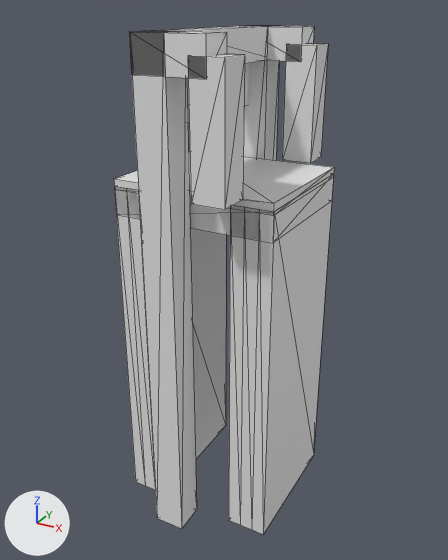
What one commit did to the glTF model models/waddinxveen/waddinxveen-brug-2d9ebee9/waddinxveen-brug-2d9ebee9.glb.
One viewpoint serves both versions: a 50 mm camera at (8.14, -15.02, 4.58) aimed at (-0.11, -0.03, -2.91). Lighting does not change. The marker at lower left points along +X, +Y and +Z. The picture after the commit comes second. Mesh edges are drawn as thin lines.

Script lines for the objects in view, before the commit:
```python
ob_building_balans = bpy.data.objects.new('building:balans', me_balans)
ob_building_balans.location = (0.0, 0.0, 0.0)
ob_building_balans_2 = bpy.data.objects.new('building:balans 2', me_balans_2)
ob_building_balans_2.location = (0.0, 0.0, 0.0)
ob_building_contragewicht = bpy.data.objects.new('building:contragewicht', me_contragewicht)
ob_building_contragewicht.location = (0.0, 0.0, 0.0)
ob_building_hamei = bpy.data.objects.new('building:hamei', me_hamei)
ob_building_hamei.location = (0.0, 0.0, 0.0)
ob_building_hamei_2 = bpy.data.objects.new('building:hamei 2', me_hamei_2)
ob_building_hamei_2.location = (0.0, 0.0, 0.0)
ob_building_hangstang = bpy.data.objects.new('building:hangstang', me_hangstang)
ob_building_hangstang.location = (0.0, 0.0, 0.0)
ob_building_hangstang_2 = bpy.data.objects.new('building:hangstang 2', me_hangstang_2)
ob_building_hangstang_2.location = (0.0, 0.0, 0.0)
ob_building_portaal = bpy.data.objects.new('building:portaal', me_portaal)
ob_building_portaal.location = (0.0, 0.0, 0.0)
ob_road_inrit = bpy.data.objects.new('road:inrit', me_inrit)
ob_road_inrit.location = (0.0, 0.0, 0.0)
# also in view: 'road:landhoofd (aangenomen) 2' at (1.78, 0.0, -4.92); 'road:landhoofd (aangenomen)' at (-1.78, 0.0, -4.92); 'road:dek' at (0.0, 0.0, -0.24)
```
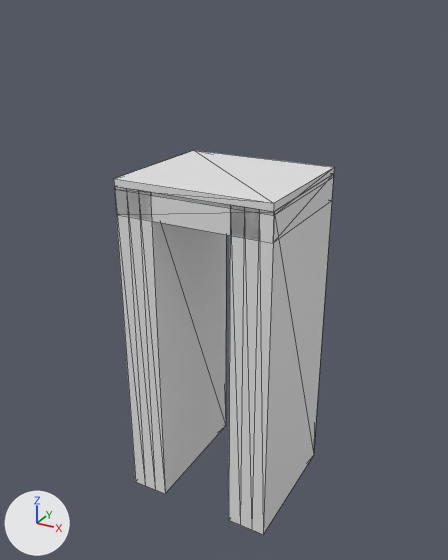
Changed parts and their boxes (x1, y1, x2, y2) in the pictures (448 x 560 px):
'building:hamei 2', deleted: before (130, 31, 197, 529)
'building:hangstang 2', deleted: before (188, 54, 245, 210)
'building:hangstang', deleted: before (282, 43, 328, 163)
'building:balans 2', deleted: before (130, 31, 227, 79)
'building:hamei', deleted: before (243, 25, 279, 160)
'building:portaal', deleted: before (154, 26, 269, 64)
'building:balans', deleted: before (252, 25, 314, 62)
'building:contragewicht', deleted (mostly hidden): before (187, 63, 249, 122)

Patch to the scene script:
```diff
--- a/models/waddinxveen/waddinxveen-brug-2d9ebee9/waddinxveen-brug-2d9ebee9.glb.py
+++ b/models/waddinxveen/waddinxveen-brug-2d9ebee9/waddinxveen-brug-2d9ebee9.glb.py
@@ ob_building_hamei @@
-ob_building_hamei = bpy.data.objects.new('building:hamei', me_hamei)
-ob_building_hamei.location = (0.0, 0.0, 0.0)
@@ ob_building_hamei_2 @@
-ob_building_hamei_2 = bpy.data.objects.new('building:hamei 2', me_hamei_2)
-ob_building_hamei_2.location = (0.0, 0.0, 0.0)
@@ ob_building_portaal @@
-ob_building_portaal = bpy.data.objects.new('building:portaal', me_portaal)
-ob_building_portaal.location = (0.0, 0.0, 0.0)
@@ ob_building_balans @@
-ob_building_balans = bpy.data.objects.new('building:balans', me_balans)
-ob_building_balans.location = (0.0, 0.0, 0.0)
@@ ob_building_hangstang @@
-ob_building_hangstang = bpy.data.objects.new('building:hangstang', me_hangstang)
-ob_building_hangstang.location = (0.0, 0.0, 0.0)
@@ ob_building_balans_2 @@
-ob_building_balans_2 = bpy.data.objects.new('building:balans 2', me_balans_2)
-ob_building_balans_2.location = (0.0, 0.0, 0.0)
@@ ob_building_hangstang_2 @@
-ob_building_hangstang_2 = bpy.data.objects.new('building:hangstang 2', me_hangstang_2)
-ob_building_hangstang_2.location = (0.0, 0.0, 0.0)
@@ ob_building_contragewicht @@
-ob_building_contragewicht = bpy.data.objects.new('building:contragewicht', me_contragewicht)
-ob_building_contragewicht.location = (0.0, 0.0, 0.0)
```
